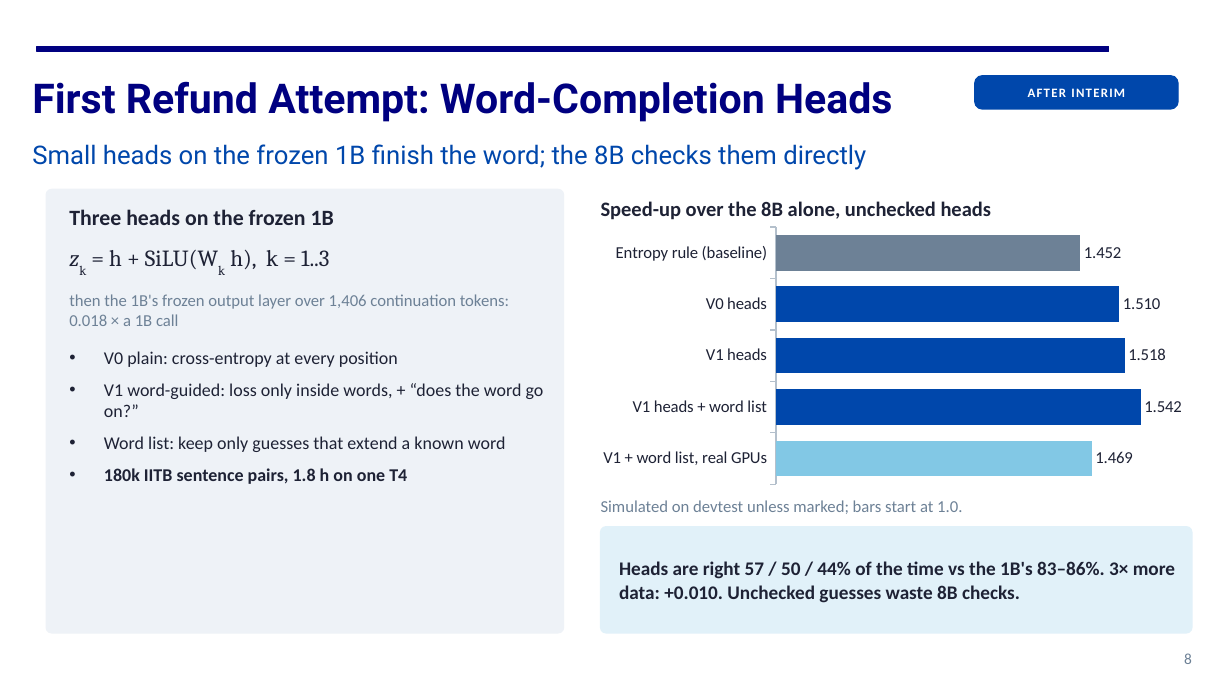
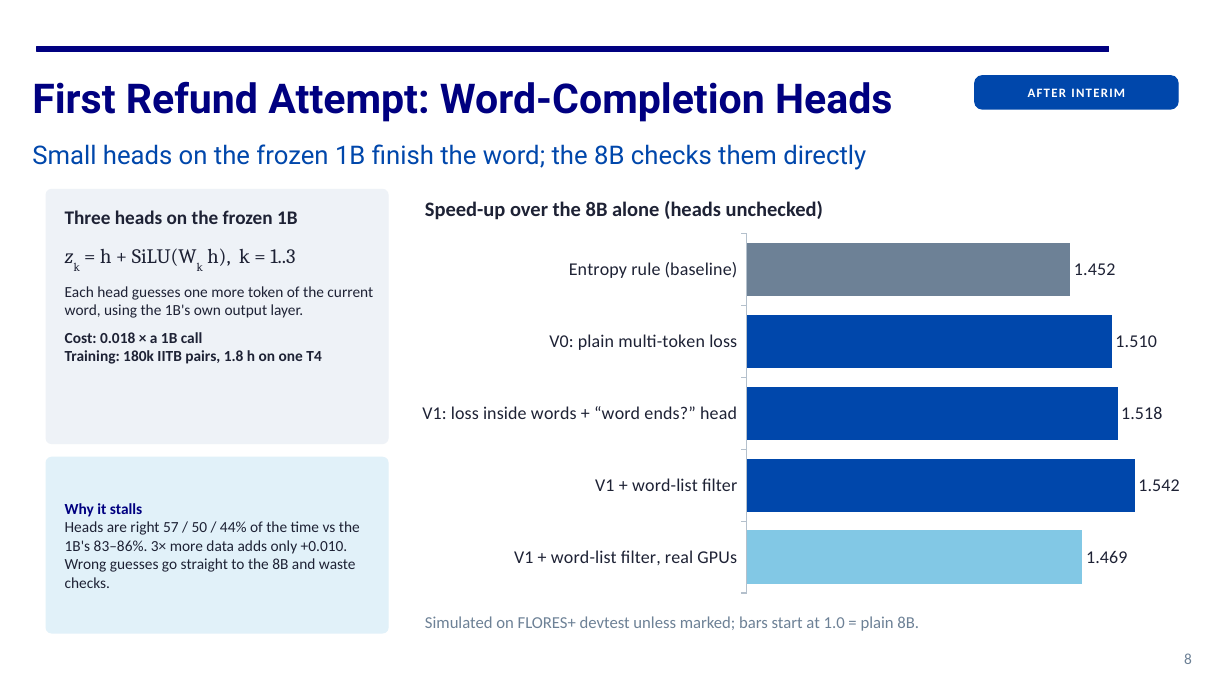
Before and after one commit to https-kanika/Linguistically-guided-MTP, a slide deck: slide 8 of docs/presentation/CS769_final_presentation.pptx. Drawn at 1232x693 pixels with LibreOffice and Linux fonts; fonts in the diff are those of the drawing. Boxes give left, top, right and bottom in pixels: in the first picture for what was removed or moved away, otherwise in the second. Text is boxed around its words. In the diff, an @@ line names an element or a change of style, - is before the commit and + after.

Commit message:
Presentation: slide 8 with a larger chart and self-explaining labels

```diff
--- a/docs/presentation/CS769_final_presentation.pptx
+++ b/docs/presentation/CS769_final_presentation.pptx
@@ rounded rectangle: place and size @@
-rounded rectangle at (46,189,564,633)
+rounded rectangle at (46,189,388,444)
@@ rounded rectangle at (46,189,388,444): proportions changed @@
@@ text "Three heads on the frozen ..." at (65,210,298,224): size 17 to 15 pt @@
@@ text at (425,201,823,220): text changed @@
-Speed-up over the 8B alone, unchecked heads
+Speed-up over the 8B alone (heads unchecked)
@@ bar chart at (407,226,1192,601) @@
-categories: Entropy rule (baseline), V0 heads, V1 heads, V1 heads + word list, V1 + word list, real GPUs
+categories: Entropy rule (baseline), V0: plain multi-token loss, V1: loss inside words + “word ends?” head, V1 + word-list filter, V1 + word-list filter, real GPUs
@@ data labels of Series 1 changed @@
@@ data labels of Series 2 changed @@
@@ data labels of Series 3 changed @@
@@ category axis changed @@
@@ value axis changed @@
@@ bar spacing changed @@
@@ bar chart: place and size @@
-bar chart at (592,222,1192,490)
+bar chart at (407,226,1192,601)
@@ text "zk = h + SiLU(Wk ..." at (100,248,295,266): size 18 to 16 pt @@
@@ text added at (65,286,373,364), 12 pt, text #1E2235 @@
+Each head guesses one more token of the current word, using the 1B's own output layer.
+Cost: 0.018 × a 1B call
+Training: 180k IITB pairs, 1.8 h on one T4
@@ text removed at (69,294,509,326) @@
-then the 1B's frozen output layer over 1,406 continuation tokens: 0.018 × a 1B call
@@ text removed at (104,351,544,484) @@
-• V0 plain: cross-entropy at every position
-• V1 word-guided: loss only inside words, + “does the word go on?”
-• Word list: keep only guesses that extend a known word
-• 180k IITB sentence pairs, 1.8 h on one T4
@@ rounded rectangle added at (46,457,388,633), fill #E1F1F9, outline #E1F1F9 1 pt @@
@@ text at (65,503,360,588): text changed; size 15 to 12 pt; bold off @@
-Heads are right 57 / 50 / 44% of the time vs the 1B's 83–86%. 3× more data: +0.010. Unchecked guesses waste 8B checks.
+Why it stalls
+Heads are right 57 / 50 / 44% of the time vs the 1B's 83–86%. 3× more data adds only +0.010. Wrong guesses go straight to the 8B and waste checks.
@@ rounded rectangle removed at (601,527,1192,633) @@
@@ text at (425,616,919,631): text changed @@
-Simulated on devtest unless marked; bars start at 1.0.
+Simulated on FLORES+ devtest unless marked; bars start at 1.0 = plain 8B.
```
Also in this commit, not shown: 1 other file.
